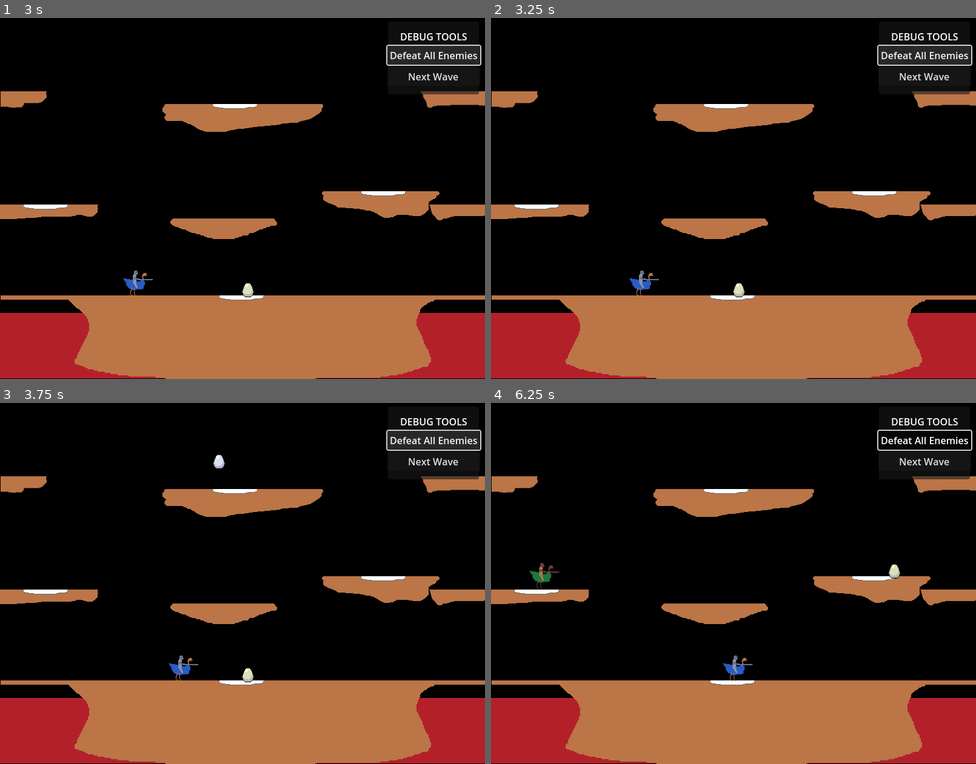
Above: before the commit, frames 1-4 (two rows, left to right).
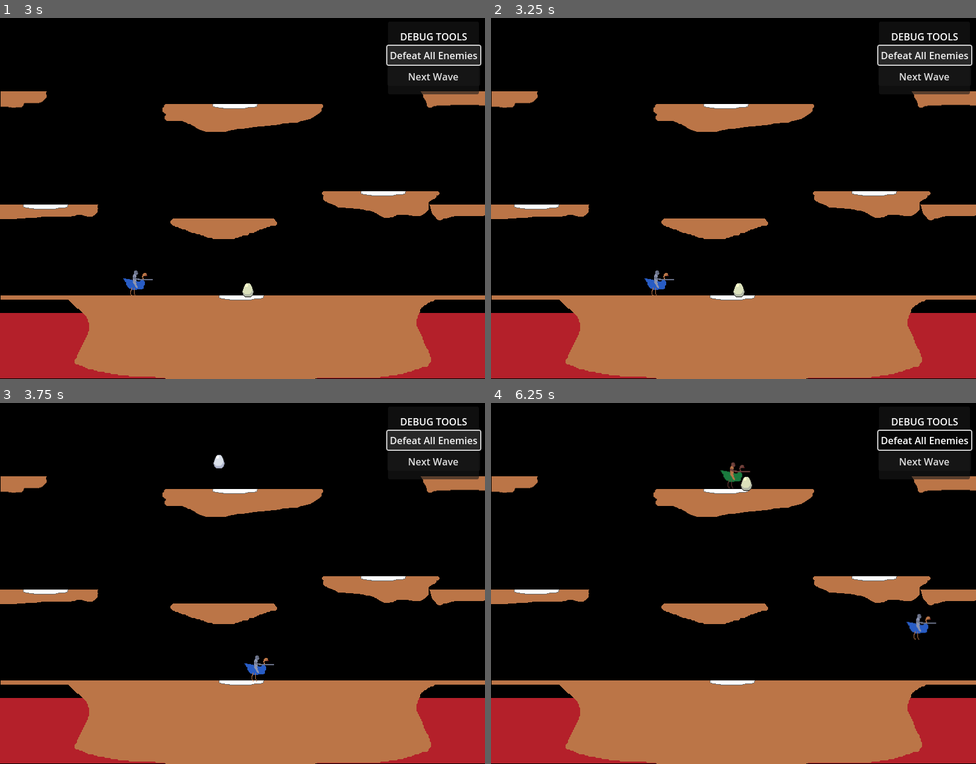
Above: after the commit, the same moments.

Repository: Tartelati/Jousting
Game: Godot game, scene res://scenes/levels/level_base.tscn
Two runs of this game, one before a commit and one after it. Both use one fixed random seed, a clock stepped at 60 frames per second and the inputs below. This scene is started directly instead of the project's main scene. Sound files missing from this copy of the repository are replaced by a short silence.
Inputs:
- Up to frame 1 (3 s): click "Next Wave" at 0.5 s; click "Next Wave" at 1.25 s; click "Defeat All Enemies" at 2 s; tap Enter (start_game) at 2.75 s; hold Right (move_right) from 2.78 s (still down); hold Space (flap) from 2.78 s (still down)
- Up to frame 2 (3.25 s): keep holding Right (move_right); keep holding Space (flap)
- Up to frame 3 (3.75 s): keep holding Right (move_right); release Space (flap) at 3.53 s; tap Enter (start_game) at 3.6 s
- Up to frame 4 (6.25 s): tap Space (flap) at 3.77, 3.8, 4.07, 5.27, 5.3, 5.57 s; release Right (move_right) at 4.28 s; hold Left (move_left) 4.28-5.03 s; hold Space (flap) 4.28-5.03 s; hold Right (move_right) from 5.03 s (still down); tap Enter (start_game) at 5.1 s; hold Space (flap) from 5.78 s (still down)

Frame 1 is identical in both runs. In frame 2, 0.2% of the frame differs, in the area x 28-38%, y 69-77%; in frame 3, 0.3%; in frame 4, 0.8%, in the area x 7-92%, y 16-78%.

Commit message:
Friday advancements

Diff:
--- a/scripts/entities/collectible_egg.gd
+++ b/scripts/entities/collectible_egg.gd
@@ -33,8 +33,7 @@
 		print("[DEBUG Egg %s] Connected hatch_timer timeout signal." % name) # DEBUG
 	else:
 		print("[DEBUG Egg %s] hatch_timer timeout signal ALREADY connected." % name) # DEBUG
-	connect("area_entered", _on_area_entered)
-	hatch_timer.connect("timeout", _on_hatch_timer_timeout)
+	# Removed duplicate connections below
 
 	# Start the timer immediately
 	hatch_timer.start()
@@ -134,12 +133,19 @@
 
 		# Optional: Play hatch sound
 		# SoundManager.play_sfx("egg_hatch")
-		# SoundManager.play_sfx("egg_hatch")
-		printerr("[DEBUG Hatch %s] enemy_scene is null after match statement!" % name) # DEBUG Error
-		print("[DEBUG Hatch %s] Queueing free due to null enemy_scene." % name) # DEBUG Error
+
+		# Remove the egg AFTER successfully adding the enemy
+		print("[DEBUG Hatch %s] Successfully added enemy. Queueing free for egg." % name) # DEBUG 8
 		queue_free()
-		return
+		return # Explicit return after successful hatch + free
 
-	# Remove the egg
-	print("[DEBUG Hatch %s] Reached end of function. Queueing free." % name) # DEBUG 8
+	# This else block was causing issues - it ran even if enemy_scene was valid
+	# else:
+	#	printerr("[DEBUG Hatch %s] enemy_scene is null after match statement!" % name) # DEBUG Error
+	#	print("[DEBUG Hatch %s] Queueing free due to null enemy_scene." % name) # DEBUG Error
+	#	queue_free()
+	#	return
+
+	# This final queue_free() should only be reached if something failed before adding the enemy
+	print("[DEBUG Hatch %s] Reached end of function unexpectedly (likely error). Queueing free." % name) # DEBUG 9
 	queue_free()
--- a/scripts/entities/player.gd
+++ b/scripts/entities/player.gd
@@ -46,9 +46,12 @@
 var is_alive = true
 var brake_timer : float = 0.0
 var direction_during_brake : int = 0
+var hold_change_timer: float = 0.0 # Timer for hold input speed changes
+@export var hold_change_interval: float = 0.2 # Time interval for hold changes
 
 # --- Initialization ---
 func _ready():
+	hold_change_timer = hold_change_interval # Initialize timer
 	add_to_group("players") # Keep player in group
 	set_state(State.IDLE) # Initialize state properly
 
@@ -75,15 +78,19 @@
 		State.IDLE:
 			stop_audio()
 			sprite.modulate = Color.WHITE # Reset color if braking ended here
+			hold_change_timer = hold_change_interval # Reset hold timer
 		State.WALKING:
 			play_walking_audio()
 			sprite.modulate = Color.WHITE # Reset color
+			hold_change_timer = hold_change_interval # Reset hold timer
 		State.FLYING:
 			play_flying_audio()
 			sprite.modulate = Color.WHITE # Reset color
+			hold_change_timer = hold_change_interval # Reset hold timer
 		State.BRAKING:
 			# Keep walking audio playing during brake
 			play_deceleration_animation() # Play placeholder visual / actual animation
+			hold_change_timer = hold_change_interval # Reset hold timer
 
 # --- Main Physics Loop ---
 func _physics_process(delta):
@@ -163,29 +170,35 @@
 
 		if direction_just_pressed:
 			if input_matches_facing:
-				# Accelerate
+				# Accelerate (Initial Press)
 				current_speed_level = min(current_speed_level + 1, 3)
 				target_velocity_x = original_facing_direction * speed_values[current_speed_level]
+				hold_change_timer = hold_change_interval # Reset timer on initial press
 			else:
-				# --- Start Braking ---
-				# Store original direction, reduce speed, set timer, change state
-				direction_during_brake = original_facing_direction # Store the direction we WERE going
-				current_speed_level = max(current_speed_level - 1, 0) # Reduce speed level
-				brake_timer = brake_duration_per_level # Start timer for this level's brake
-				set_state(State.BRAKING) # Enter braking state (this calls play_deceleration_animation)
-				# Apply velocity for this first brake frame (reduced speed, original direction)
+				# --- Start Braking (Initial Press) ---
+				direction_during_brake = original_facing_direction
+				current_speed_level = max(current_speed_level - 1, 0)
+				brake_timer = brake_duration_per_level
+				set_state(State.BRAKING)
 				velocity.x = direction_during_brake * speed_values[current_speed_level]
-				# Exit handle_walking_state for this frame
-				return
-			# End of Accel/Decel block for direction_just_pressed
-
-		# If not decelerating this frame, update sprite flip and calculate target velocity normally
-		# Sprite flip is handled here only if NOT decelerating this frame
+				return # Exit handle_walking_state for this frame
+		elif Input.is_action_pressed("move_left") or Input.is_action_pressed("move_right"): # Check if holding
+			if input_matches_facing:
+				# --- Holding Logic (Acceleration) ---
+				hold_change_timer -= delta
+				if hold_change_timer <= 0:
+					current_speed_level = min(current_speed_level + 1, 3)
+					hold_change_timer = hold_change_interval # Reset timer
+					print("[DEBUG] Walk Accel (Hold): New Level: ", current_speed_level) # DEBUG
+			# Note: Holding opposite direction is handled by BRAKING state logic
+
+		# Update sprite flip based on input (always happens if input != 0)
 		sprite.flip_h = direction_input < 0
 		# Target velocity is calculated based on the current speed level and the direction the sprite is NOW facing
 		target_velocity_x = (1.0 if not sprite.flip_h else -1.0) * speed_values[current_speed_level]
 
 	else: # No direction input
+		hold_change_timer = hold_change_interval # Reset hold timer when input released
 		# Stop horizontal movement if speed level is 0
 		if current_speed_level == 0:
 			target_velocity_x = 0.0
@@ -199,18 +212,16 @@
 
 	velocity.x = target_velocity_x # Instant speed change
 
+	# Reset hold timer if input direction changes or is released
+	if Input.is_action_just_released("move_left") or Input.is_action_just_released("move_right") or direction_input == 0:
+		hold_change_timer = hold_change_interval
+
 	# Check if fallen off an edge
 	# If not on floor, gravity will take over (handled in _physics_process).
 	# State remains WALKING (conceptually, falling after walking)
 	# until flap is pressed or landing occurs.
-	# if not is_on_floor():
-	#	 transition_to_flying() # REMOVED - Do not automatically fly when falling
 
 func handle_flying_state(delta, direction_input, flap_input_pressed):
-	# --- Flying State Logic ---
-
-	# --- Flying State Logic ---
-
 	# Store original facing direction and movement direction
 	var was_facing_right = not sprite.flip_h
 	var original_move_direction = sign(velocity.x)
@@ -218,46 +229,70 @@
 	if is_zero_approx(original_move_direction):
 		original_move_direction = 1.0 if was_facing_right else -1.0
 
-	# 1. Handle Flap Input (Vertical force & Horizontal logic)
+	# 1. Handle Sprite Flipping
+	if direction_input != 0:
+		# If direction input is held, face that direction
+		sprite.flip_h = direction_input < 0
+	elif not is_zero_approx(velocity.x):
+		# If no direction input, but moving horizontally, face movement direction
+		sprite.flip_h = velocity.x < 0
+	# Else (no input and not moving horizontally), keep current facing direction
+
+	# 2. Handle Flap Input (Vertical force & Horizontal logic)
 	if flap_input_pressed:
 		# Apply vertical force
 		velocity.y = flap_force
 		if flap_sound: flap_sound.play()
 
-		# Check for horizontal speed changes (Requires Flap + Direction)
+		# --- Initial Speed Change on Flap Press ---
 		if direction_input != 0:
 			var input_is_right = direction_input > 0
-			# Check if input is opposite to the ORIGINAL MOVEMENT direction
 			var input_is_opposite = (original_move_direction > 0 and not input_is_right) or (original_move_direction < 0 and input_is_right)
 
-			if input_is_opposite:
-				# Decelerate: Reduce speed level
-				print("[DEBUG] Flying Decel Triggered: Old Level: ", current_speed_level) # DEBUG
+			if input_is_opposite: # Decelerate
 				current_speed_level = max(current_speed_level - 1, 0)
-				print("[DEBUG] Flying Decel Result: New Level: ", current_speed_level) # DEBUG
-				# Apply velocity using ORIGINAL movement direction and NEW speed level
 				velocity.x = original_move_direction * speed_values[current_speed_level]
-				print("[DEBUG] Applying Flying Decel Vel: OrigMoveDir=", original_move_direction, " NewSpeedVal=", speed_values[current_speed_level], " TargetVelX=", velocity.x) # DEBUG
-			else:
-				# Accelerate: Increase speed level (Input matches original movement direction)
-				# print("[DEBUG] Flying Accel Triggered: Old Level: ", current_speed_level) # DEBUG
+				print("[DEBUG] Flying Decel (Press): New Level: ", current_speed_level) # DEBUG
+			else: # Accelerate
 				current_speed_level = min(current_speed_level + 1, 3)
-				# print("[DEBUG] Flying Accel Result: New Level: ", current_speed_level) # DEBUG
-				# Apply velocity using CURRENT facing direction (which should match input) and NEW speed level
 				var current_facing_direction = 1.0 if not sprite.flip_h else -1.0
 				velocity.x = current_facing_direction * speed_values[current_speed_level]
-				print("[DEBUG] Applying Flying Accel/SameDir Vel: Dir=", current_facing_direction, " SpeedVal=", speed_values[current_speed_level], " TargetVelX=", velocity.x) # DEBUG
+				print("[DEBUG] Flying Accel (Press): New Level: ", current_speed_level) # DEBUG
+
+			hold_change_timer = hold_change_interval # Reset timer after initial press change
 		else:
 			# Flap only (no direction input) - Maintain current horizontal velocity
-			# velocity.x = velocity.x # No change needed
 			print("[DEBUG] Applying Flying Vel (Flap Only): Maintaining VelX=", velocity.x) # DEBUG
-
-	# else: If flap is NOT pressed, velocity.x remains unchanged (coasting/drifting).
-
-	# 2. Handle Sprite Flipping (Based on direction input alone, happens AFTER velocity calc)
-	# This ensures sprite flips even if not flapping, but velocity only changes if flapping.
-	if direction_input != 0:
-		sprite.flip_h = direction_input < 0
+			hold_change_timer = hold_change_interval # Reset timer
+
+	# 3. Handle Hold Logic (Only if Flapping AND Holding Direction)
+	elif Input.is_action_pressed("flap") and direction_input != 0:
+		# --- Holding Logic (Acceleration/Deceleration) ---
+		hold_change_timer -= delta
+		if hold_change_timer <= 0:
+			var input_is_right = direction_input > 0
+			# Need to re-check original move direction relative to current input
+			var current_original_move_direction = sign(velocity.x)
+			if is_zero_approx(current_original_move_direction):
+				current_original_move_direction = 1.0 if not sprite.flip_h else -1.0
+
+			var input_is_opposite = (current_original_move_direction > 0 and not input_is_right) or (current_original_move_direction < 0 and input_is_right)
+
+			if input_is_opposite: # Decelerate
+				current_speed_level = max(current_speed_level - 1, 0)
+				velocity.x = current_original_move_direction * speed_values[current_speed_level]
+				print("[DEBUG] Flying Decel (Hold): New Level: ", current_speed_level) # DEBUG
+			else: # Accelerate
+				current_speed_level = min(current_speed_level + 1, 3)
+				var current_facing_direction = 1.0 if not sprite.flip_h else -1.0
+				velocity.x = current_facing_direction * speed_values[current_speed_level]
+				print("[DEBUG] Flying Accel (Hold): New Level: ", current_speed_level) # DEBUG
+
+			hold_change_timer = hold_change_interval # Reset timer after hold change
+
+	# 4. Reset Hold Timer if Flap Released or No Direction Input while Flapping
+	if Input.is_action_just_released("flap") or (Input.is_action_pressed("flap") and direction_input == 0):
+		hold_change_timer = hold_change_interval
 
 
 func handle_braking_state(delta, direction_input):
@@ -271,19 +306,23 @@
 	# Check for state change conditions
 	if brake_timer <= 0:
 		# Brake duration for this level finished
-		# Check if the opposite direction is *still held*
-		var opposite_direction_held = (direction_input != 0 and sign(direction_input) == -direction_during_brake)
-
-		if opposite_direction_held:
+		# Check if the opposite direction is *still held* using is_action_pressed
+		var opposite_direction_action = "move_left" if direction_during_brake > 0 else "move_right"
+		var opposite_direction_pressed = Input.is_action_pressed(opposite_direction_action)
+
+		if opposite_direction_pressed:
 			if current_speed_level > 0:
-				# Continue braking: reduce speed, reset timer, play animation again
+				# --- Continue Braking (Loop) ---
 				current_speed_level = max(current_speed_level - 1, 0)
-				brake_timer = brake_duration_per_level
-				play_deceleration_animation() # Re-trigger placeholder visual
-				# Velocity for next frame will be calculated based on new level
+				brake_timer = brake_duration_per_level # Reset timer for next level
+				play_deceleration_animation() # Re-trigger placeholder visual / animation
+				print("[DEBUG] Brake Loop: New Level: ", current_speed_level) # DEBUG
+				# Velocity for next frame will be calculated at the start of the next handle_braking_state call
 			else:
 				# Braked to Speed 0, start walking in the new direction
-				transition_to_walking(direction_input)
+				# Use the actual input axis value to determine the new walking direction
+				var new_direction_input = Input.get_axis("move_left", "move_right")
+				transition_to_walking(new_direction_input)
 		else:
 			# Opposite key released during brake
 			if current_speed_level == 0:
Binary file changed: assets/sprites/Level_all.aseprite
